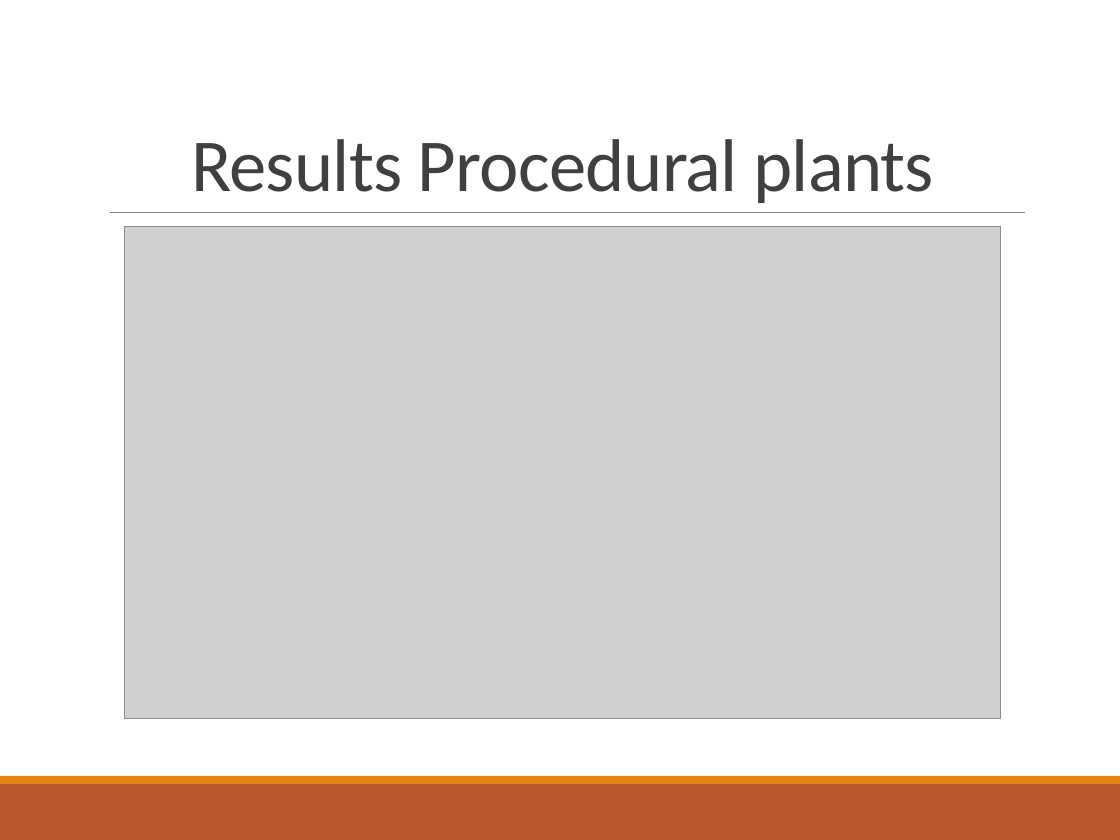
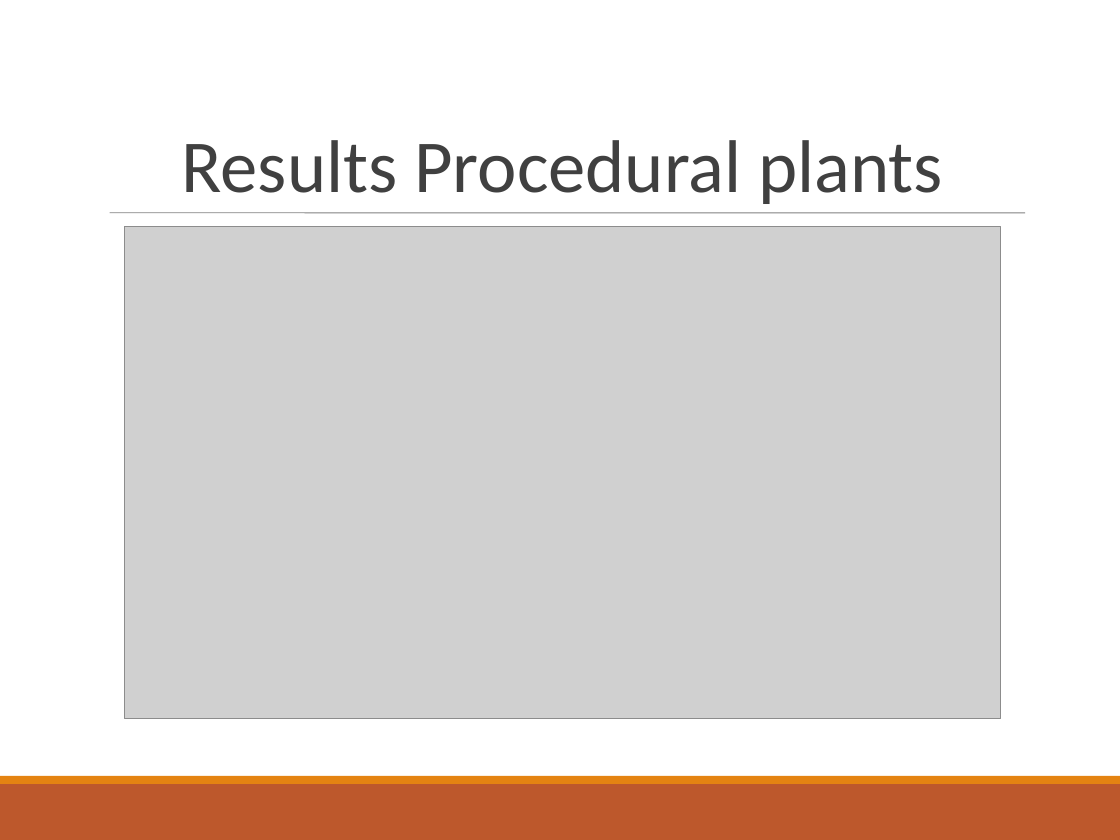
Before and after one commit to Philipp-M/ACG, a slide deck: slide 6 of proceduralTerrainAndTrees_project2/presentation/Advanced Computer Graphics.pptx. Drawn at 1120x840 pixels with LibreOffice and Linux fonts; fonts in the diff are those of the drawing; grey boxes stand for pictures. Boxes give left, top, right and bottom in pixels: in the first picture for what was removed or moved away, otherwise in the second. Text is boxed around its words. In the diff, an @@ line names an element or a change of style, - is before the commit and + after.

```diff
--- a/proceduralTerrainAndTrees_project2/presentation/Advanced Computer Graphics.pptx
+++ b/proceduralTerrainAndTrees_project2/presentation/Advanced Computer Graphics.pptx
@@ text "Results Procedural plants" at (x1=182, y1=140, x2=943, y2=204): letter spacing -0.5 to 0 pt; line spacing 0.85 to 1 @@
@@ line (110, 213) - (1025, 213): stroke #808080 0.5 pt to #808080 0.51 pt @@
```
Also in this commit, not shown: 5 other slides changed, 12 slides added, 1 slide removed, 2 other files.
